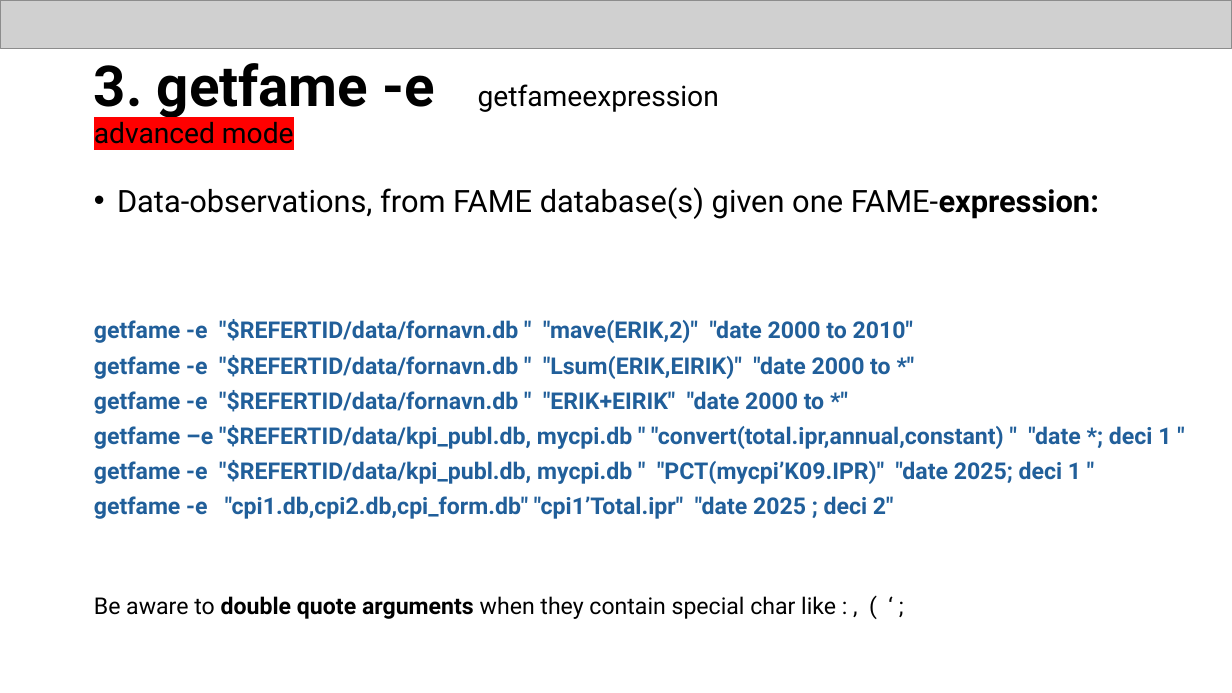
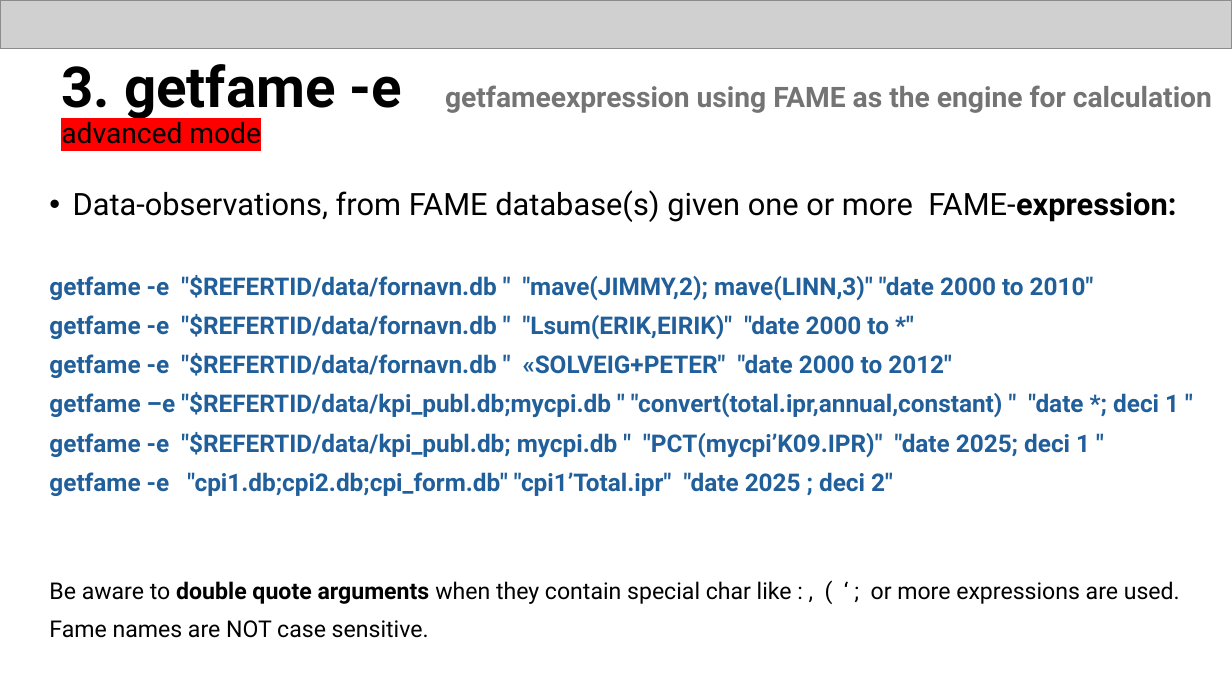
Before and after one commit to eriksoeb/getfame, a slide deck: slide 9 of getfame.pptx (slide 8 before the commit). Drawn at 1232x693 pixels with LibreOffice and Linux fonts; fonts in the diff are those of the drawing; grey boxes stand for pictures. Boxes give left, top, right and bottom in pixels: in the first picture for what was removed or moved away, otherwise in the second. Text is boxed around its words. In the diff, an @@ line names an element or a change of style, - is before the commit and + after.

```diff
--- a/getfame.pptx
+++ b/getfame.pptx
@@ title at bbox=[61, 64, 1212, 120]: text changed; text colour #000000 to #747474; bold on @@
-3. getfame -e getfameexpression
-advanced mode
+3. getfame -e getfameexpression using FAME as the engine for calculation
+advanced mode
@@ text "Data-observations, from FAME database(s) given ...": place and size @@
-text "Data-observations, from FAME database(s) given ..." at bbox=[94, 187, 1171, 619]
+text "Data-observations, from FAME database(s) given ..." at bbox=[49, 190, 1180, 638]
@@ text at bbox=[49, 190, 1176, 301]: text changed; size 18 to 19 pt @@
-• Data-observations, from FAME database(s) given one FAME-expression:
-getfame -e "$REFERTID/data/fornavn.db " "mave(ERIK,2)" "date 2000 to 2010"
+• Data-observations, from FAME database(s) given one or more FAME-expression:
+getfame -e "$REFERTID/data/fornavn.db " "mave(JIMMY,2); mave(LINN,3)" "date 2000 to 2010"
@@ text at bbox=[49, 314, 889, 339]: size 18 to 19 pt in "getfame -e "$REFERTID/data/fornavn.db " "Lsum(ERIK,EIRIK)" " ..."; line spacing 0.8 to 0.9 @@
@@ text at bbox=[49, 353, 1180, 638]: text changed; size 18 to 19 pt @@
-getfame -e "$REFERTID/data/fornavn.db " "ERIK+EIRIK" "date 2000 to *"
-getfame –e "$REFERTID/data/kpi_publ.db, mycpi.db " "convert(total.ipr,annual,constant) " "date *; deci 1 "
-getfame -e "$REFERTID/data/kpi_publ.db, mycpi.db " "PCT(mycpi’K09.IPR)" "date 2025; deci 1 "
-getfame -e "cpi1.db,cpi2.db,cpi_form.db" "cpi1’Total.ipr" "date 2025 ; deci 2"
-Be aware to double quote arguments when they contain special char like : , ( ‘ ;
+getfame -e "$REFERTID/data/fornavn.db " «SOLVEIG+PETER" "date 2000 to 2012"
+getfame –e "$REFERTID/data/kpi_publ.db;mycpi.db " "convert(total.ipr,annual,constant) " "date *; deci 1 "
+getfame -e "$REFERTID/data/kpi_publ.db; mycpi.db " "PCT(mycpi’K09.IPR)" "date 2025; deci 1 "
+getfame -e "cpi1.db;cpi2.db;cpi_form.db" "cpi1’Total.ipr" "date 2025 ; deci 2"
+Be aware to double quote arguments when they contain special char like : , ( ‘ ; or more expressions are used.
+Fame names are NOT case sensitive.
```
Also in this commit, not shown: 12 other slides changed, 2 slides added, 3 slides removed, 1 other file.
